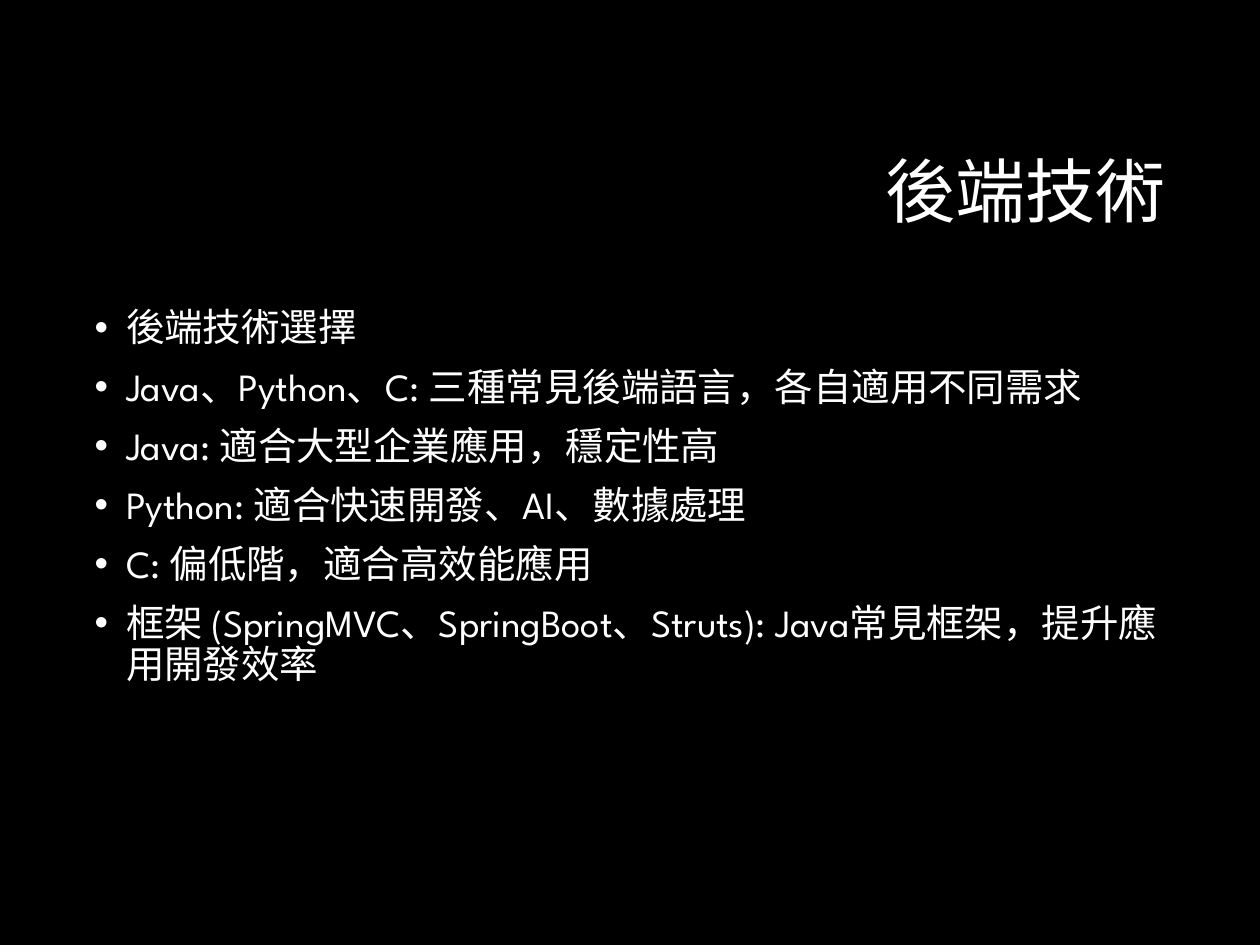
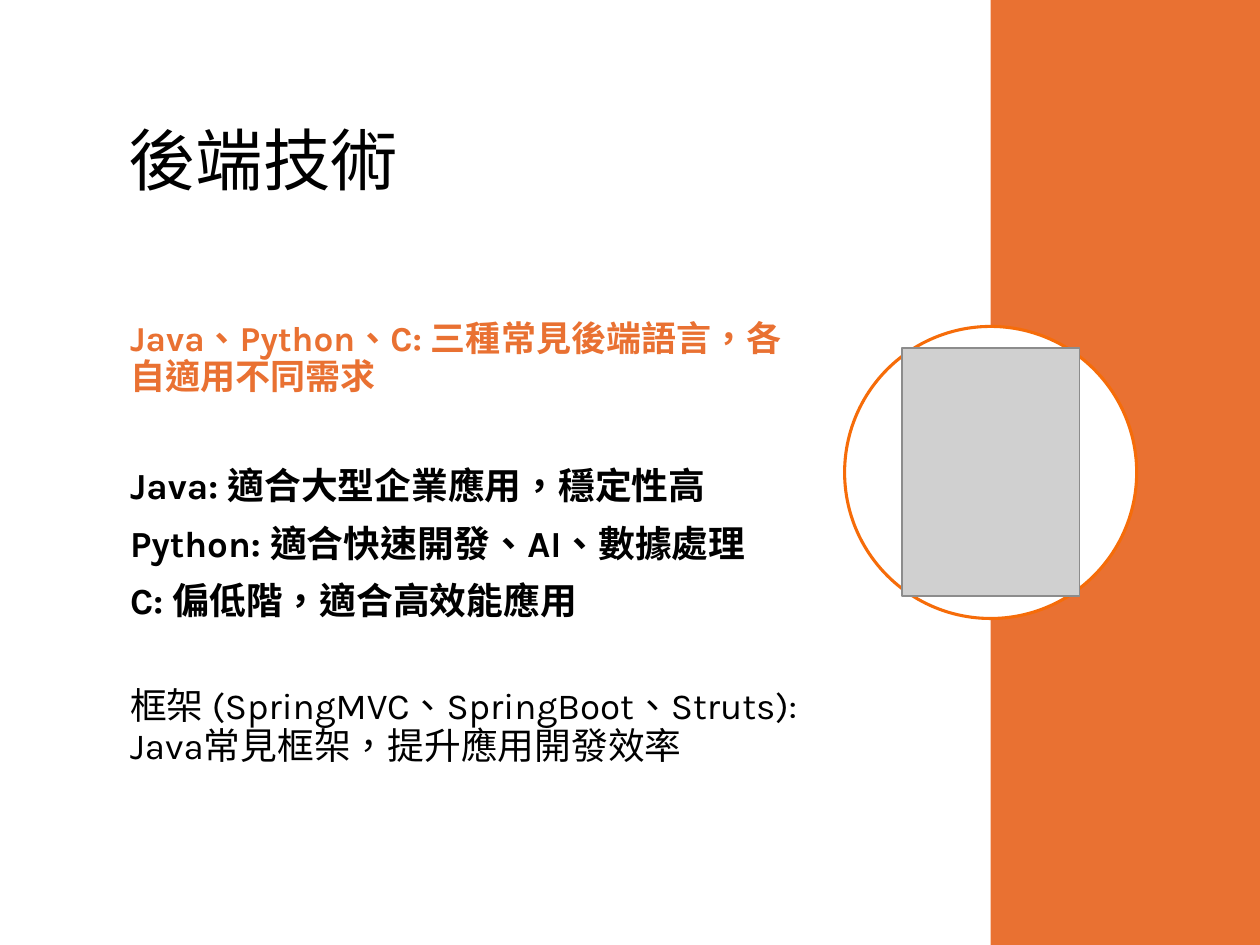
Before and after one commit to LyndonYeh/gitSkill, a slide deck: slide 6 of 專案架構介紹.pptx (slide 5 before the commit). Drawn at 1260x945 pixels with LibreOffice and Linux fonts; fonts in the diff are those of the drawing; grey boxes stand for pictures; background and template pictures are left out. Boxes give left, top, right and bottom in pixels: in the first picture for what was removed or moved away, otherwise in the second. Text is boxed around its words. In the diff, an @@ line names an element or a change of style, - is before the commit and + after.

```diff
--- a/專案架構介紹.pptx
+++ b/專案架構介紹.pptx
@@ background #000000 to #FFFFFF @@
@@ rectangle added at <box>990,0,1260,945</box>, fill #E97132 @@
@@ title "後端技術": place and size @@
-title "後端技術" at <box>886,158,1166,223</box>
+title "後端技術" at <box>128,128,397,191</box>
@@ title "後端技術" at <box>128,128,397,191</box>: size 40 to 38.5 pt, font League Spartan to Karla, text colour #FFFFFF to #000000; alignment right to left @@
@@ text "Java、Python、C: 三種常見後端語言，各自適用不同需求": place and size @@
-text "Java、Python、C: 三種常見後端語言，各自適用不同需求" at <box>126,308,1157,681</box>
+text "Java、Python、C: 三種常見後端語言，各自適用不同需求" at <box>130,321,797,762</box>
@@ text "Java、Python、C: 三種常見後端語言，各自適用不同需求" at <box>130,321,797,762</box>: size 22 to 20 pt, text colour #FFFFFF to #E97132 in "Java、Python、C: 三種常見後端語言，各自適用不同需求"; font League Spartan to Karla; bold on in "Java、Python、C: 三種常見後端語言，各自適用不同需求", "Java: 適合大型企業應用，穩定性高", "Python: 適合快速開發、AI、數據處理", "C: 偏低階，適合高效能應用"; size 22 to 21 pt, text colour #FFFFFF to #000000 in "Java: 適合大型企業應用，穩定性高", "Python: 適合快速開發、AI、數據處理", "C: 偏低階，適合高效能應用", "框架 (SpringMVC、SpringBoot、Struts): Java常見框架，提升應用開發效率"; bullet • to none; less space between paragraphs; line spacing 0.9 to 1; vertical alignment top to middle @@
@@ text at <box>126,308,357,345</box>: paragraph removed @@
-• 後端技術選擇
@@ ellipse added at <box>844,326,1137,619</box>, fill #FFFFFF, outline #F66C09 1.75 pt @@
@@ picture added at <box>902,348,1080,596</box> @@
```
Also in this commit, not shown: 6 other slides changed, 1 slide added, 1 other file.
